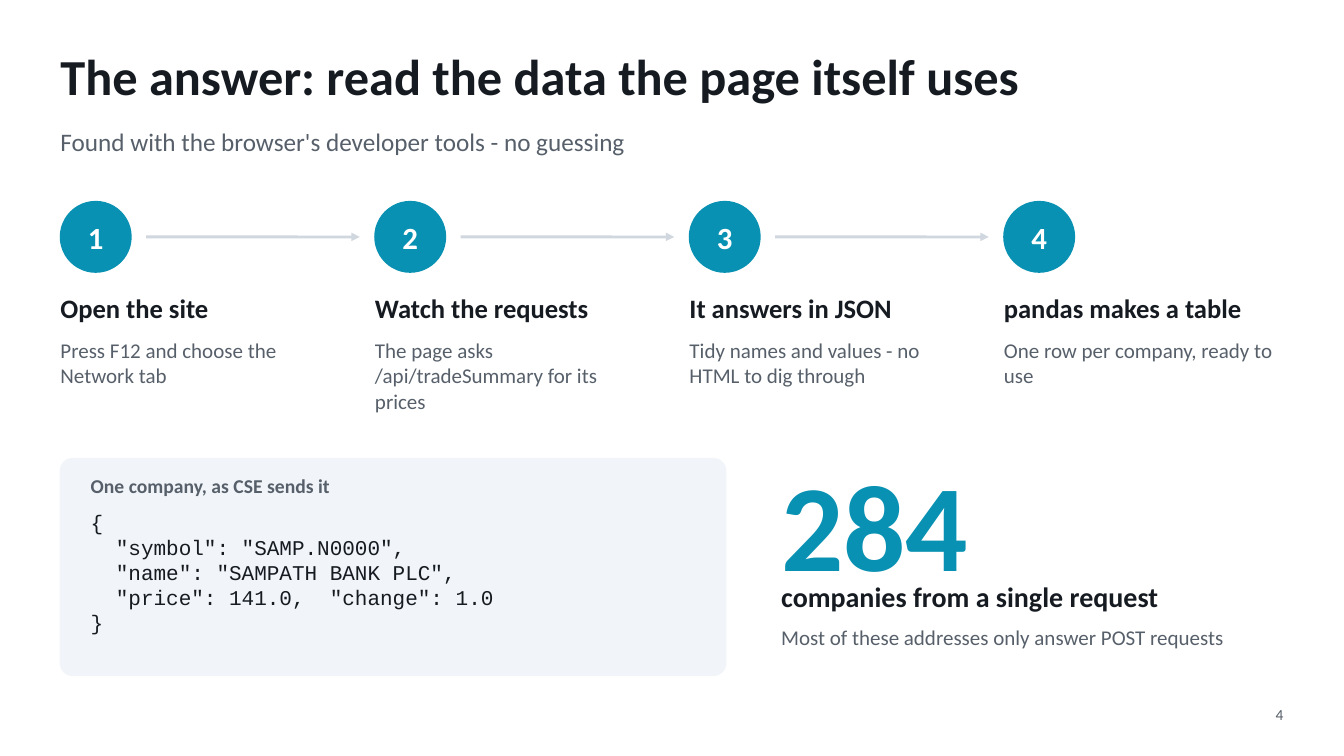
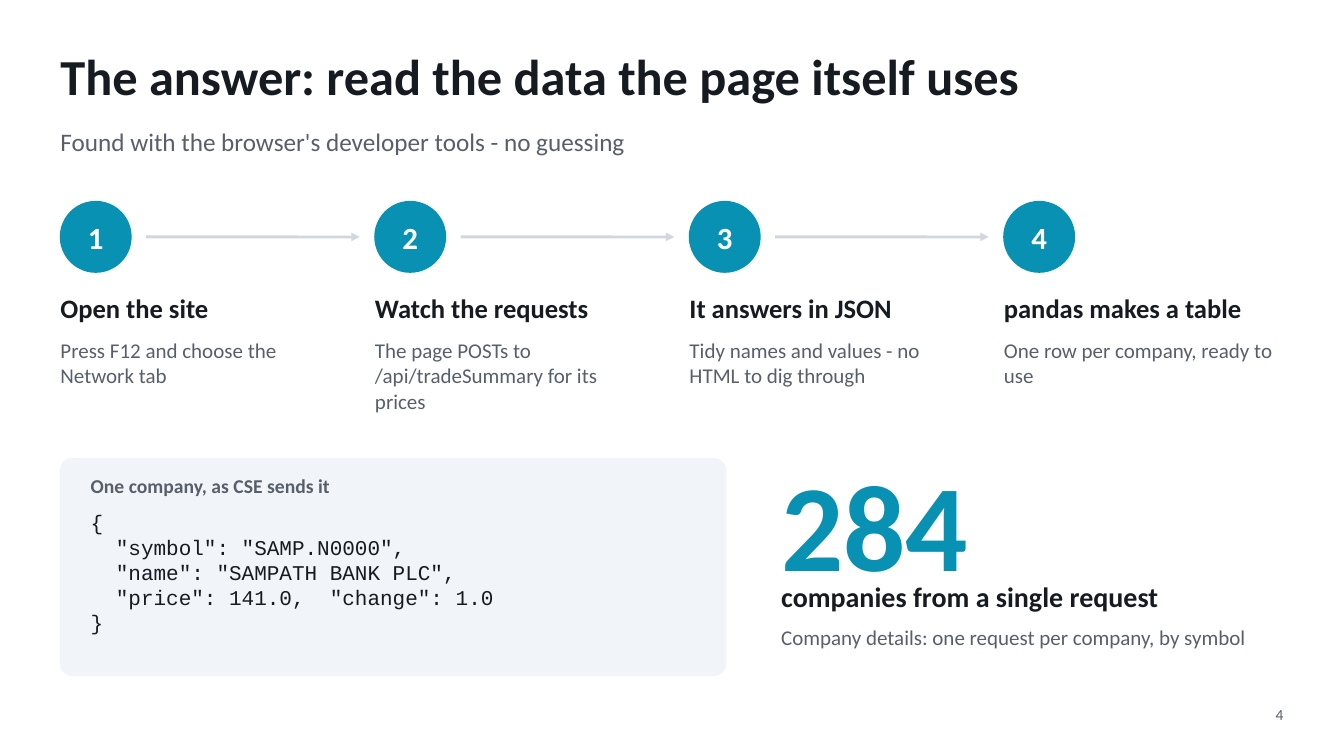
Before and after one commit to NuhanMG/DA2009, a slide deck: slide 4 of docs/slides.pptx. Drawn at 1344x756 pixels with LibreOffice and Linux fonts; fonts in the diff are those of the drawing. Boxes give left, top, right and bottom in pixels: in the first picture for what was removed or moved away, otherwise in the second. Text is boxed around its words. In the diff, an @@ line names an element or a change of style, - is before the commit and + after.

```diff
--- a/docs/slides.pptx
+++ b/docs/slides.pptx
@@ text at (375,343,597,413): text changed @@
-The page asks /api/tradeSummary for its prices
+The page POSTs to /api/tradeSummary for its prices
@@ text at (781,630,1245,649): text changed @@
-Most of these addresses only answer POST requests
+Company details: one request per company, by symbol
```
Also in this commit, not shown: 3 other slides changed, 20 other files.
